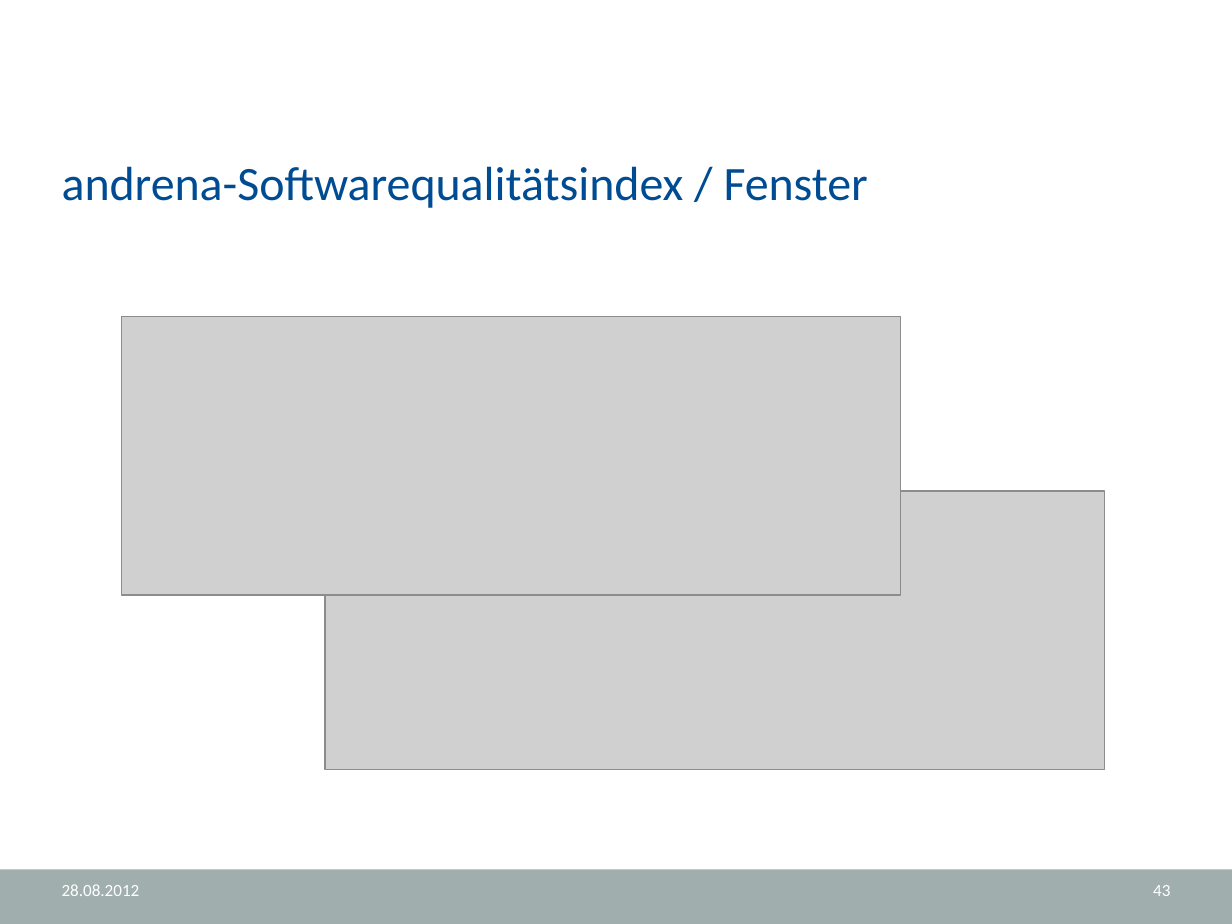
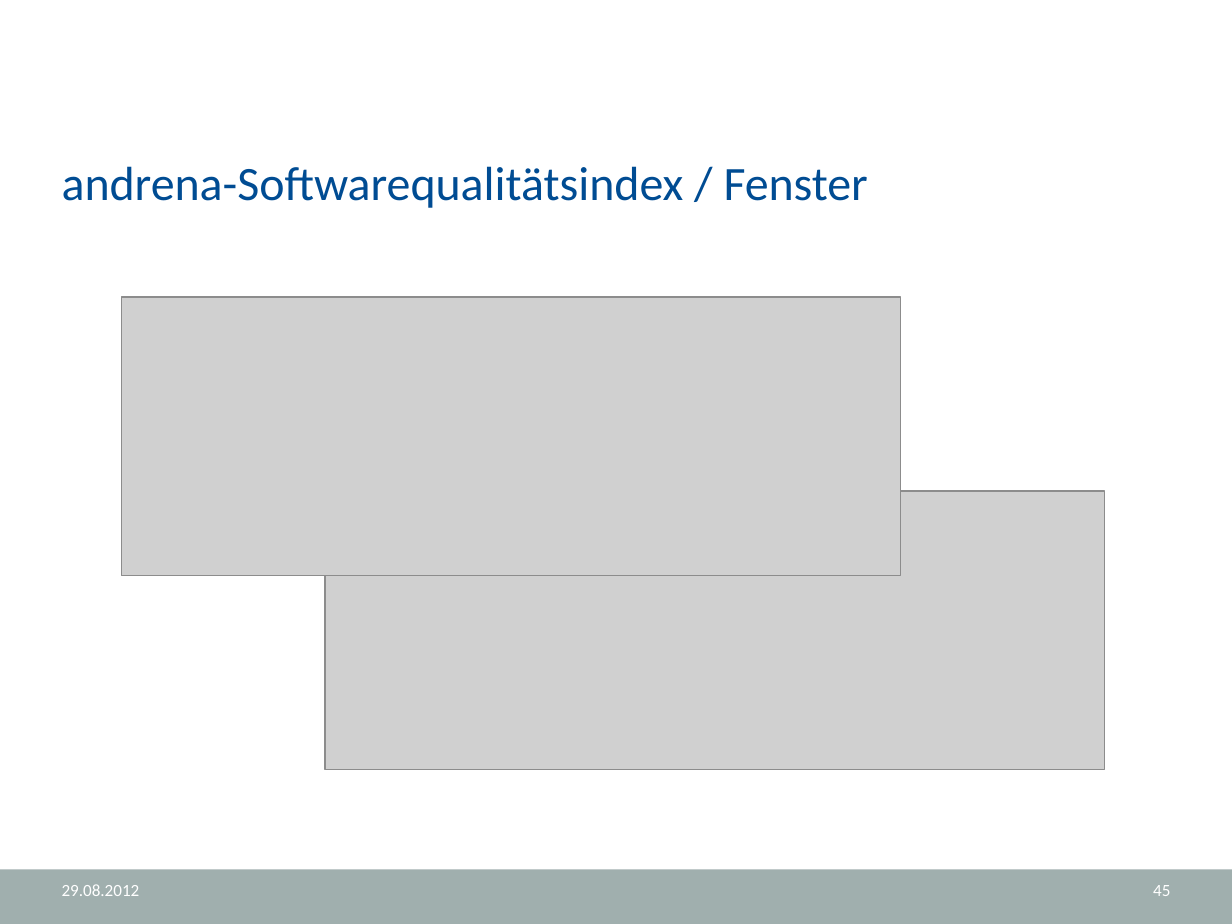
Before and after one commit to halllo/MTSS12, a slide deck: slide 45 of text/Usus.NET.pptx (slide 43 before the commit). Drawn at 1232x924 pixels with LibreOffice and Linux fonts; fonts in the diff are those of the drawing; grey boxes stand for pictures; background and template pictures are left out. Boxes give left, top, right and bottom in pixels: in the first picture for what was removed or moved away, otherwise in the second. Text is boxed around its words. In the diff, an @@ line names an element or a change of style, - is before the commit and + after.

```diff
--- a/text/Usus.NET.pptx
+++ b/text/Usus.NET.pptx
@@ picture: place and size @@
-picture at (121, 317, 901, 595)
+picture at (121, 297, 901, 575)
@@ text at (62, 884, 140, 896): text changed @@
-28.08.2012
+29.08.2012
@@ page number at (1153, 885, 1170, 896): text changed @@
-43
+45
```
Also in this commit, not shown: 44 other slides changed, 12 slides added.
